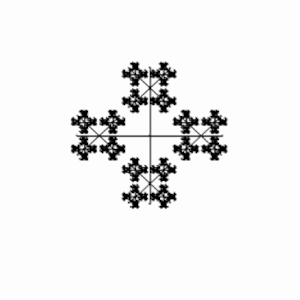
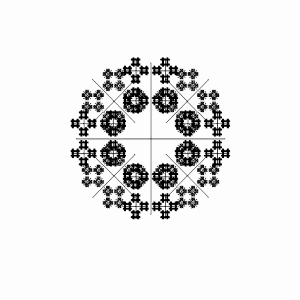
Two versions of the same layered image (300x300). Layer-by-layer changes:
painted on "Calque copié" over [70, 57, 231, 220]
